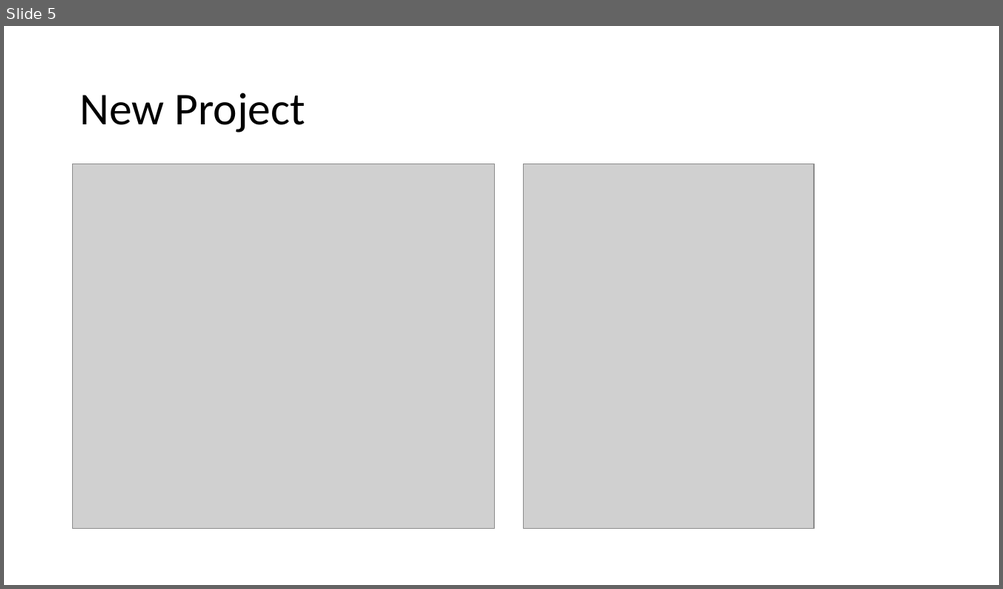
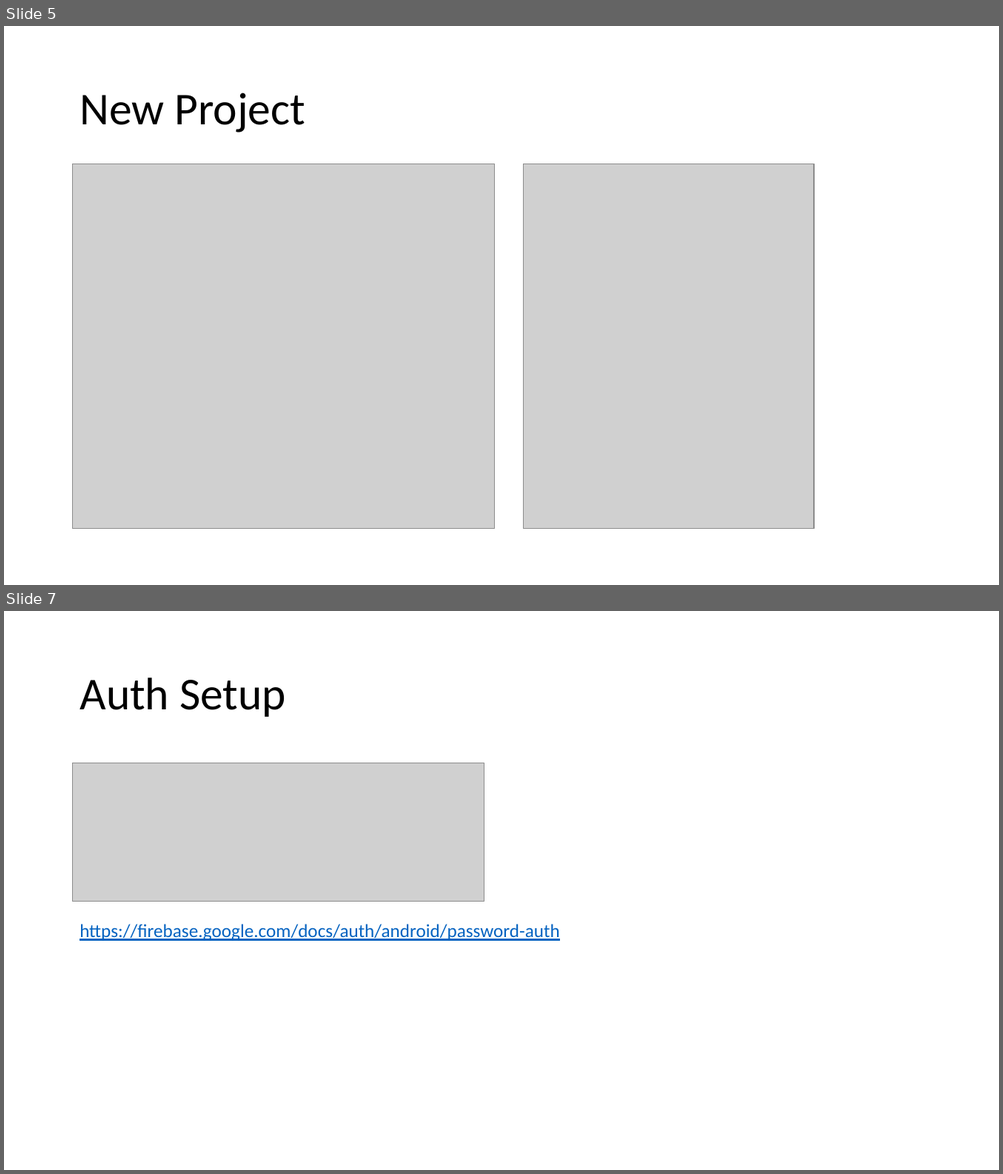
Before and after one commit to fauzisho/Android-Firebase-Module, a slide deck: One day Android Master.pptx. Shown one above the other, each under a label of ours: slide 5 before the commit, slides 5 and 7 after it; the slides between them are not shown. The pictures are 1003x589 and 1003x1174 pixels, drawn with LibreOffice and Linux fonts; fonts in the diff are those of the drawing; grey boxes stand for pictures. Boxes give left, top, right and bottom in pixels: in the first picture for what was removed or moved away, otherwise in the second. Text is boxed around its words. In the diff, an @@ line names an element or a change of style, - is before the commit and + after.

```diff
--- a/One day Android Master.pptx
+++ b/One day Android Master.pptx
@@ slide 7 added at box(4, 611, 999, 1170), background #FFFFFF @@
@@ title added at box(79, 678, 286, 717), 44 pt, text #000000 @@
+Auth Setup
@@ picture added at box(73, 763, 484, 902) @@
@@ text added at box(79, 924, 559, 941), 18 pt, text #0563C1, underline @@
+https://firebase.google.com/docs/auth/android/password-auth
```
Also in this commit, not shown: 1 slide changed, 4 other slides added, 2 other files.
